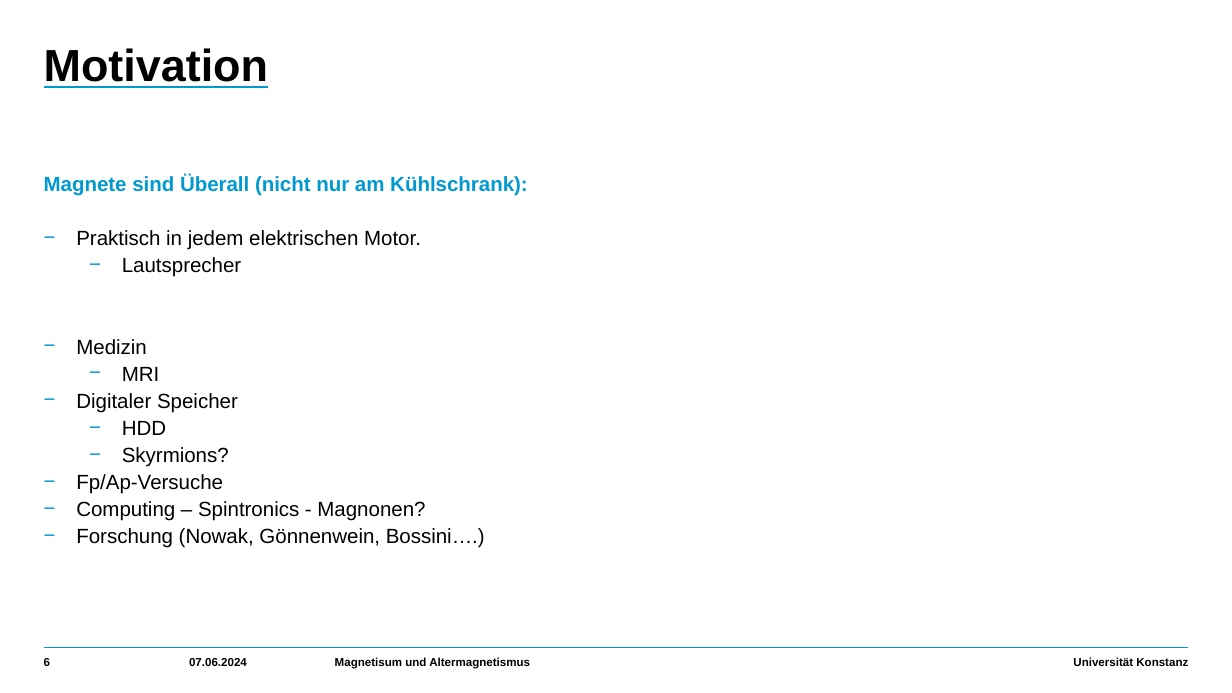
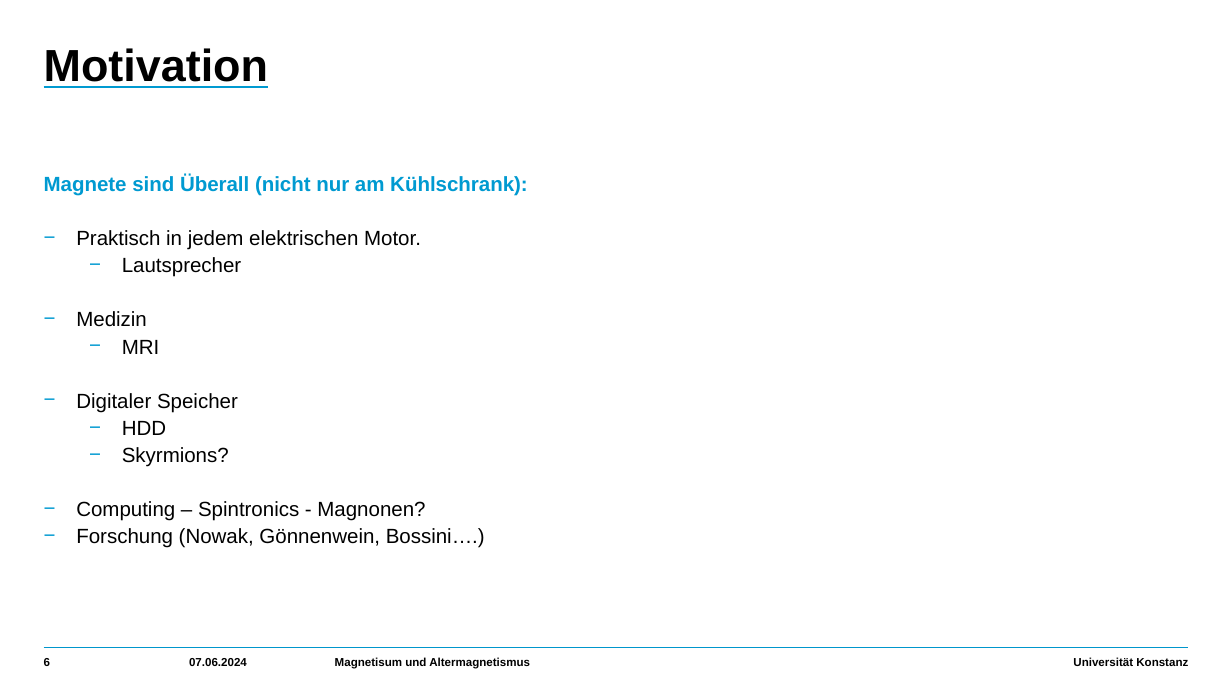
Before and after one commit to HolykingJulex/EstimateSeminar, a slide deck: slide 6 of Vortrag.pptx. Drawn at 1232x693 pixels with LibreOffice and Linux fonts; fonts in the diff are those of the drawing. Boxes give left, top, right and bottom in pixels: in the first picture for what was removed or moved away, otherwise in the second. Text is boxed around its words. In the diff, an @@ line names an element or a change of style, - is before the commit and + after.

```diff
--- a/Vortrag.pptx
+++ b/Vortrag.pptx
@@ text at (76,474,223,494): paragraph removed @@
-    − Fp/Ap-Versuche
```
Also in this commit, not shown: 2 other slides changed, 1 slide added.
